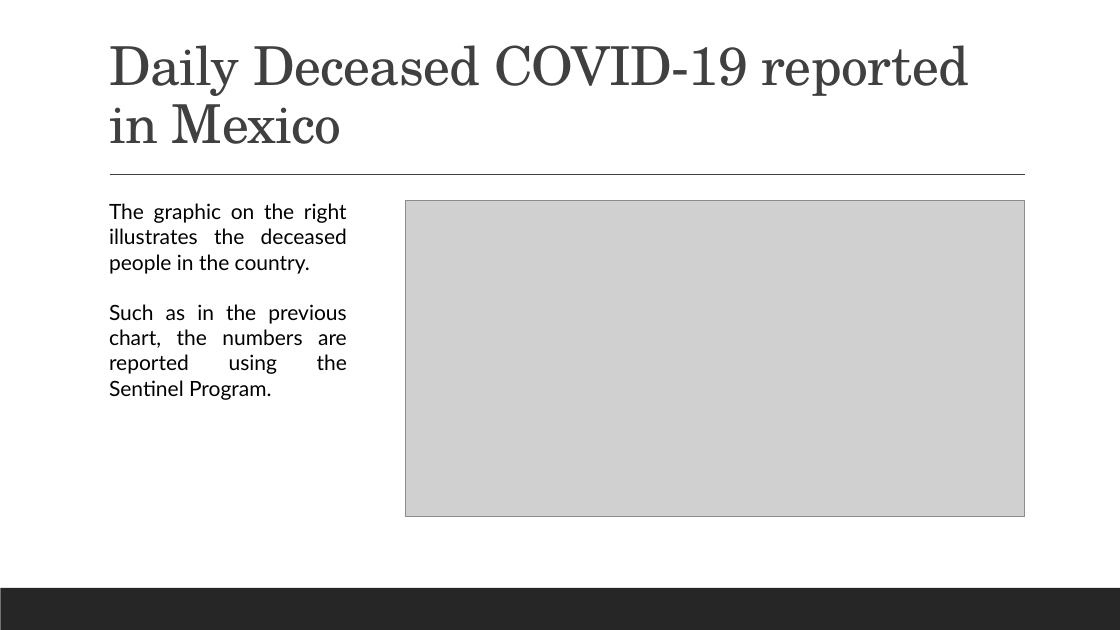
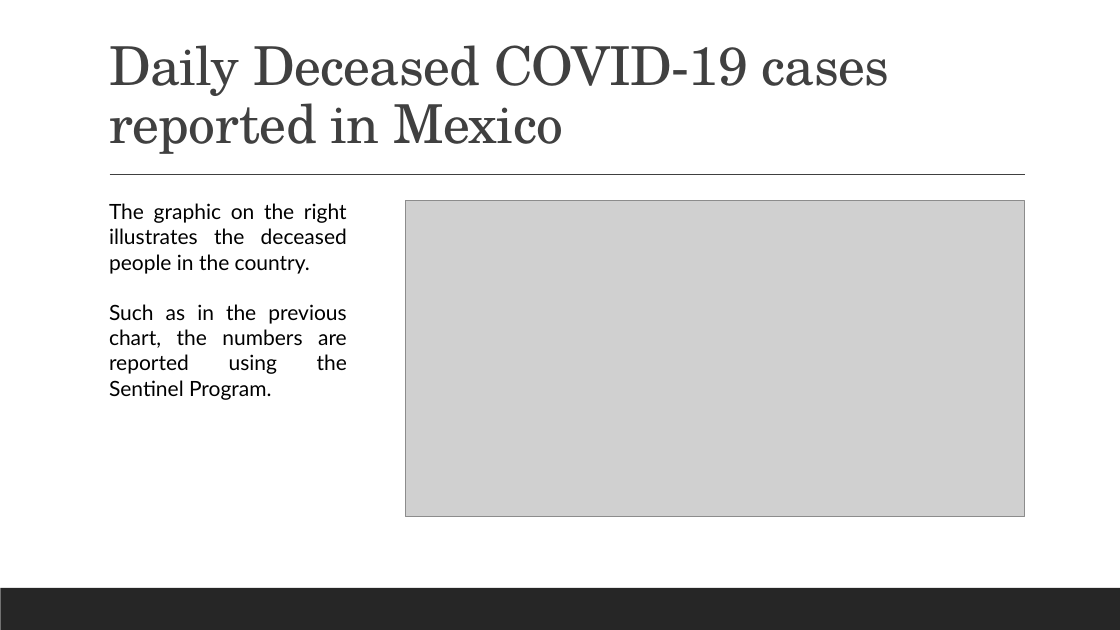
Before and after one commit to cmaroblesg/Advanced_DataScience_Capstone, a slide deck: slide 8 of Documents/Presentation.pptx (slide 6 before the commit). Drawn at 1120x630 pixels with LibreOffice and Linux fonts; fonts in the diff are those of the drawing; grey boxes stand for pictures. Boxes give left, top, right and bottom in pixels: in the first picture for what was removed or moved away, otherwise in the second. Text is boxed around its words. In the diff, an @@ line names an element or a change of style, - is before the commit and + after.

```diff
--- a/Documents/Presentation.pptx
+++ b/Documents/Presentation.pptx
@@ title at (x1=109, y1=45, x2=890, y2=154): text changed @@
-Daily Deceased COVID-19 reported in Mexico
+Daily Deceased COVID-19 cases reported in Mexico
```
Also in this commit, not shown: 3 slides added, 1 slide removed, 1 other file.
